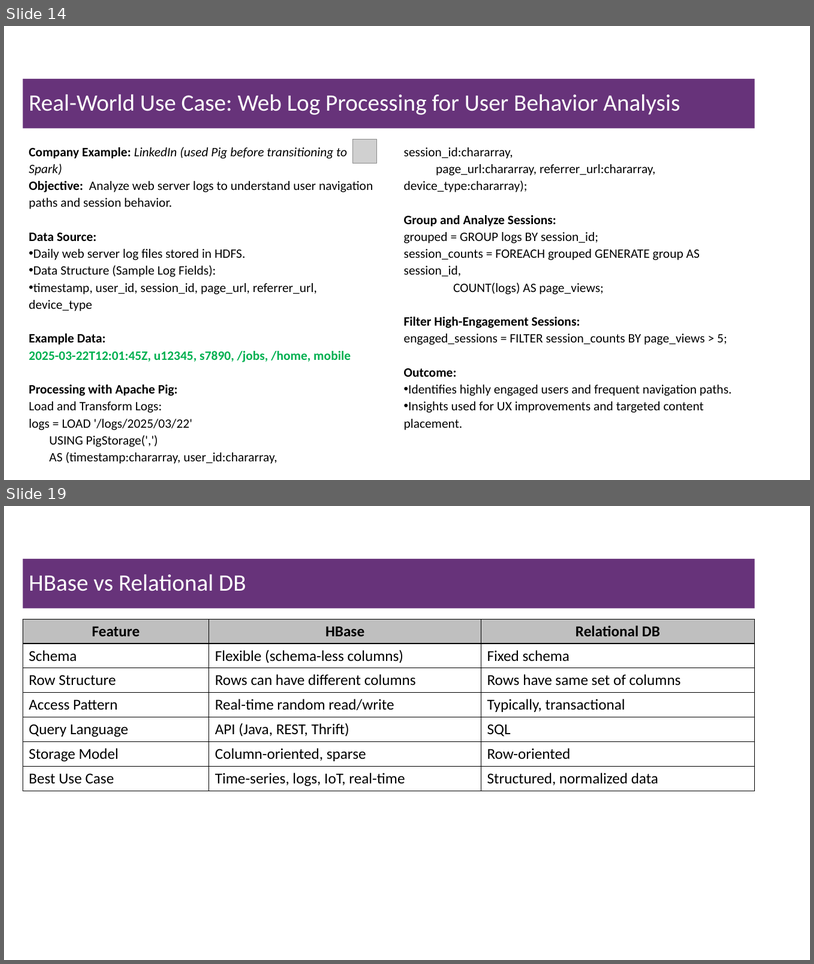
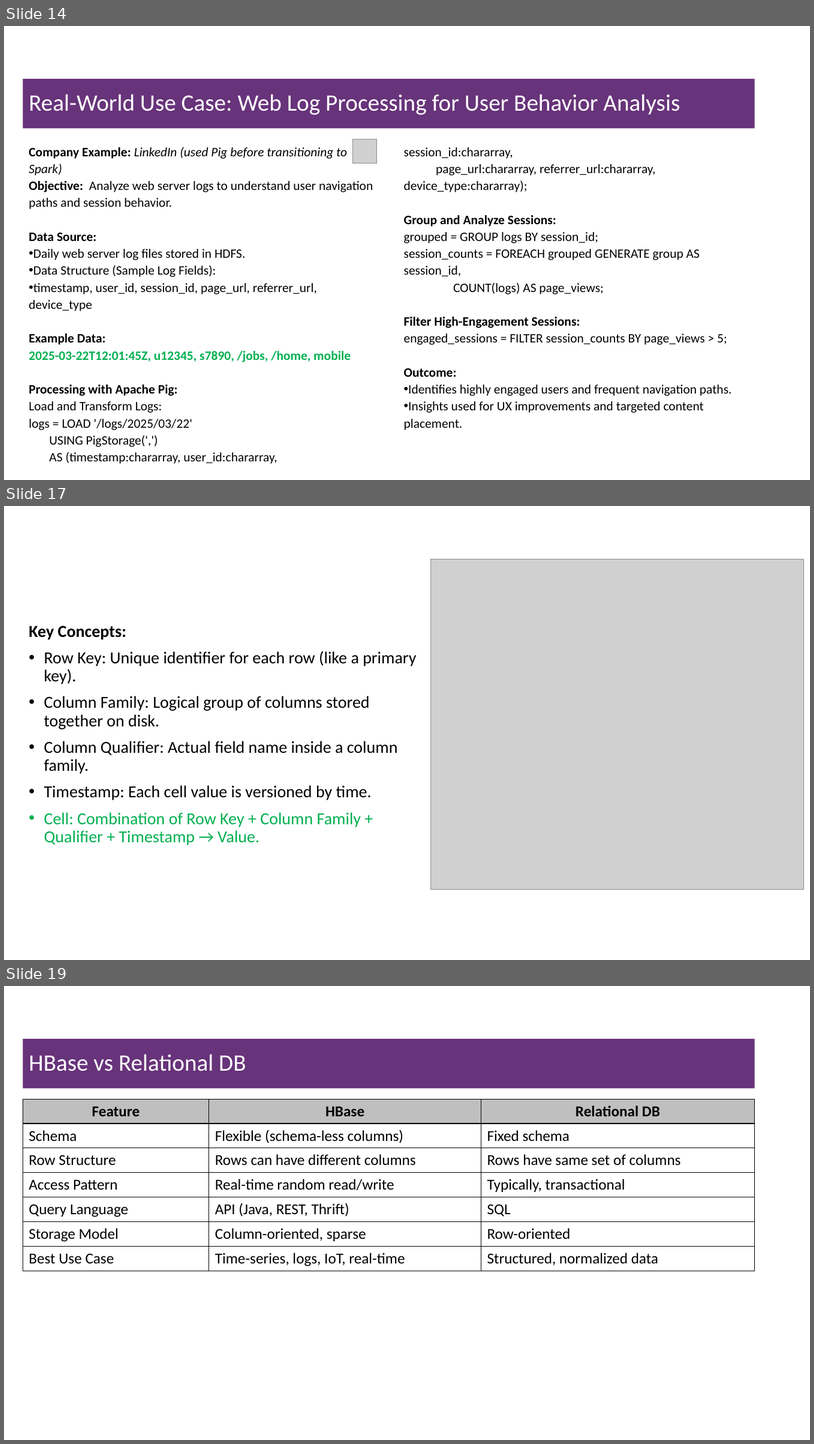
Before and after one commit to msfasha/307401-Big-Data, a slide deck: Lecture Notes/Section 2 - Introduction to Hadoop Eco System/2-Introduction to Hadoop Eco System.pptx. Shown one above the other, each under a label of ours: slides 14 and 19 before the commit, slides 14, 17 and 19 after it; the slides between them are not shown. The pictures are 814x964 and 814x1444 pixels, drawn with LibreOffice and Linux fonts; fonts in the diff are those of the drawing; grey boxes stand for pictures; background and template pictures are left out. Boxes give left, top, right and bottom in pixels: in the first picture for what was removed or moved away, otherwise in the second. Text is boxed around its words. In the diff, an @@ line names an element or a change of style, - is before the commit and + after.

```diff
--- a/Lecture Notes/Section 2 - Introduction to Hadoop Eco System/2-Introduction to Hadoop Eco System.pptx
+++ b/Lecture Notes/Section 2 - Introduction to Hadoop Eco System/2-Introduction to Hadoop Eco System.pptx
@@ slide 17 added at box(4, 506, 810, 960), background #FFFFFF @@
@@ picture added at box(431, 559, 804, 889) @@
@@ text added at box(29, 625, 416, 845), 20 pt, text #000000 @@
+Key Concepts:
+• Row Key: Unique identifier for each row (like a primary key).
+• Column Family: Logical group of columns stored together on disk.
+• Column Qualifier: Actual field name inside a column family.
+• Timestamp: Each cell value is versioned by time.
+• Cell: Combination of Row Key + Column Family + Qualifier + Timestamp → Value.
```
Also in this commit, not shown: 6 slides changed, 4 other slides added, 1 slide removed, 1 other file.
